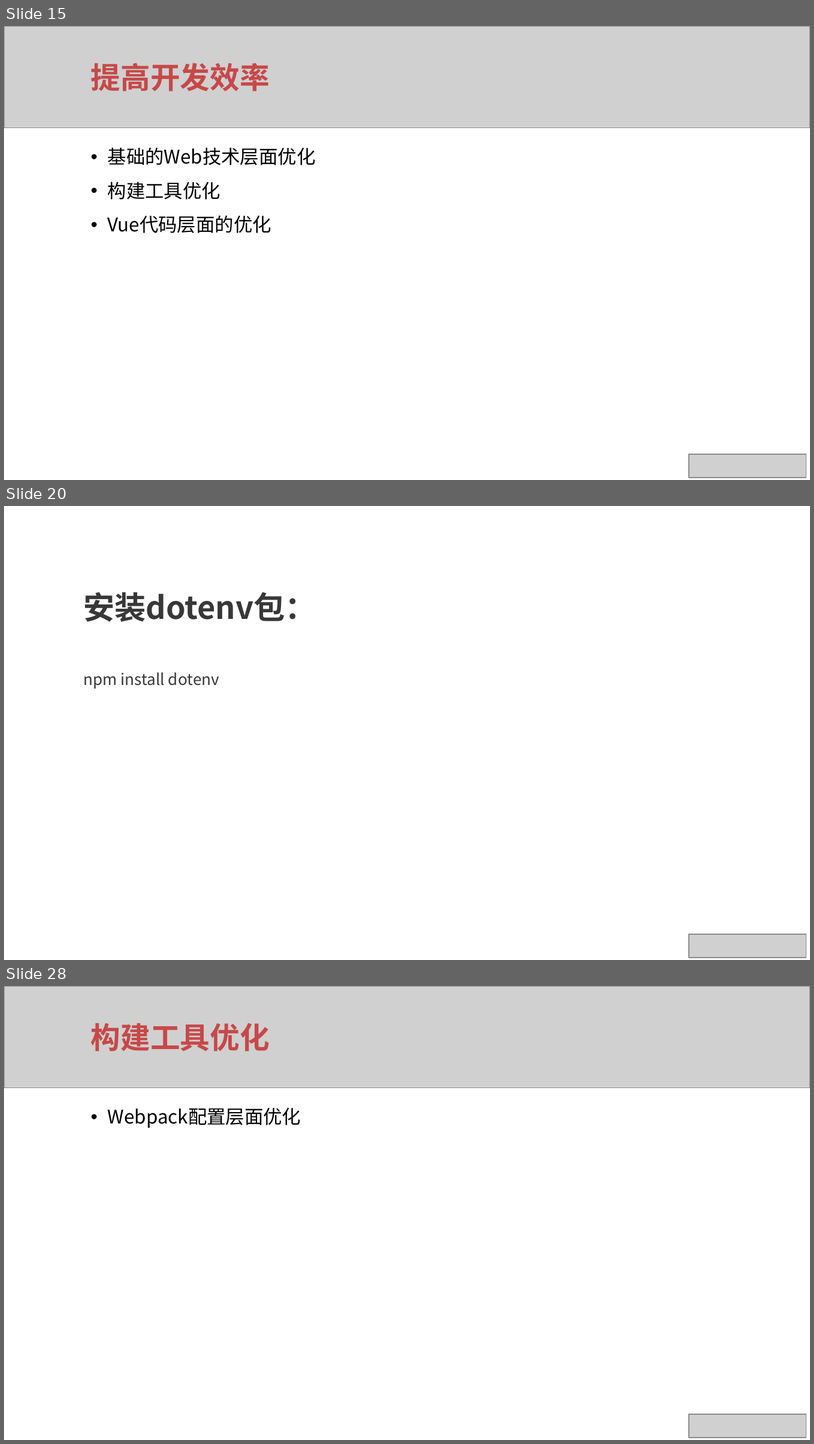
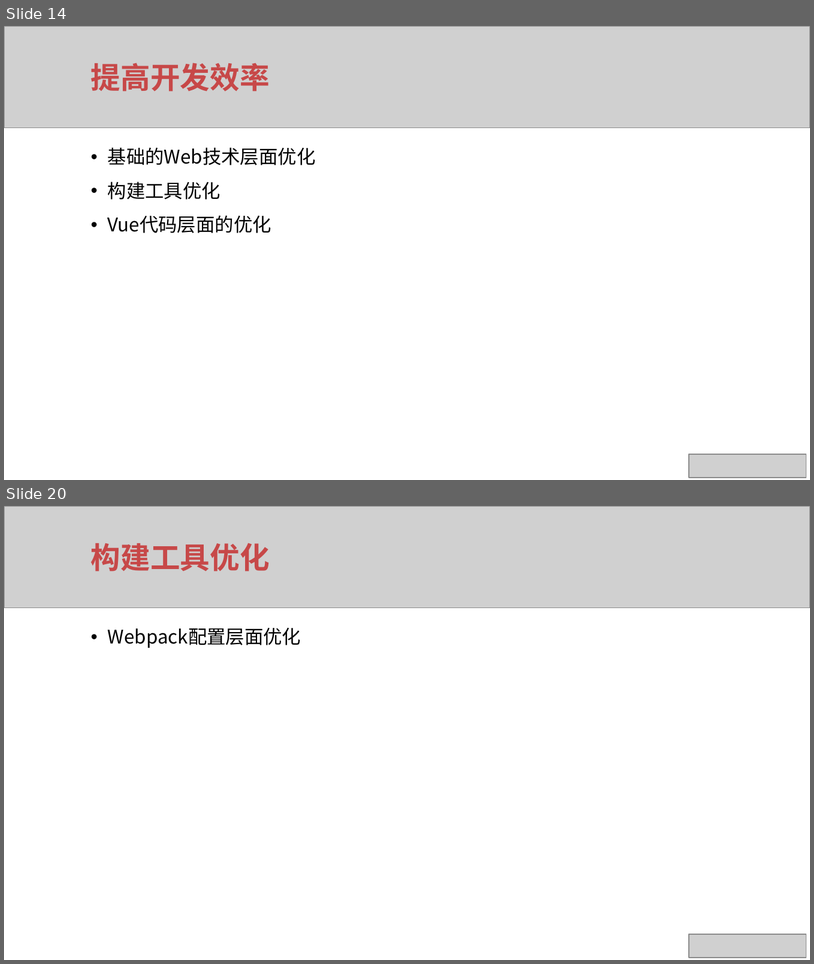
Before and after one commit to xuqunhai/python, a slide deck: rx/Vue项目最佳实践.pptx. Shown one above the other, each under a label of ours: slides 15, 20 and 28 before the commit, slides 14 and 20 after it; the slides between them are not shown. The pictures are 814x1444 and 814x964 pixels, drawn with LibreOffice and Linux fonts; fonts in the diff are those of the drawing; grey boxes stand for pictures; background and template pictures are left out. Boxes give left, top, right and bottom in pixels: in the first picture for what was removed or moved away, otherwise in the second. Text is boxed around its words. In the diff, an @@ line names an element or a change of style, - is before the commit and + after.

```diff
--- a/rx/Vue项目最佳实践.pptx
+++ b/rx/Vue项目最佳实践.pptx
@@ slide 20 removed at (x1=4, y1=506, x2=810, y2=960), background picture (left out) @@
@@ text removed at (x1=83, y1=592, x2=316, y2=622) @@
-安装dotenv包：
@@ text removed at (x1=83, y1=672, x2=219, y2=688) @@
-npm install dotenv
@@ picture removed at (x1=689, y1=934, x2=806, y2=958) @@
@@ what was slide 15 is now slide 14 @@
@@ what was slide 28 is now slide 20 @@
```
Also in this commit, not shown: 7 slides changed, 7 other slides removed, 1 other file.
